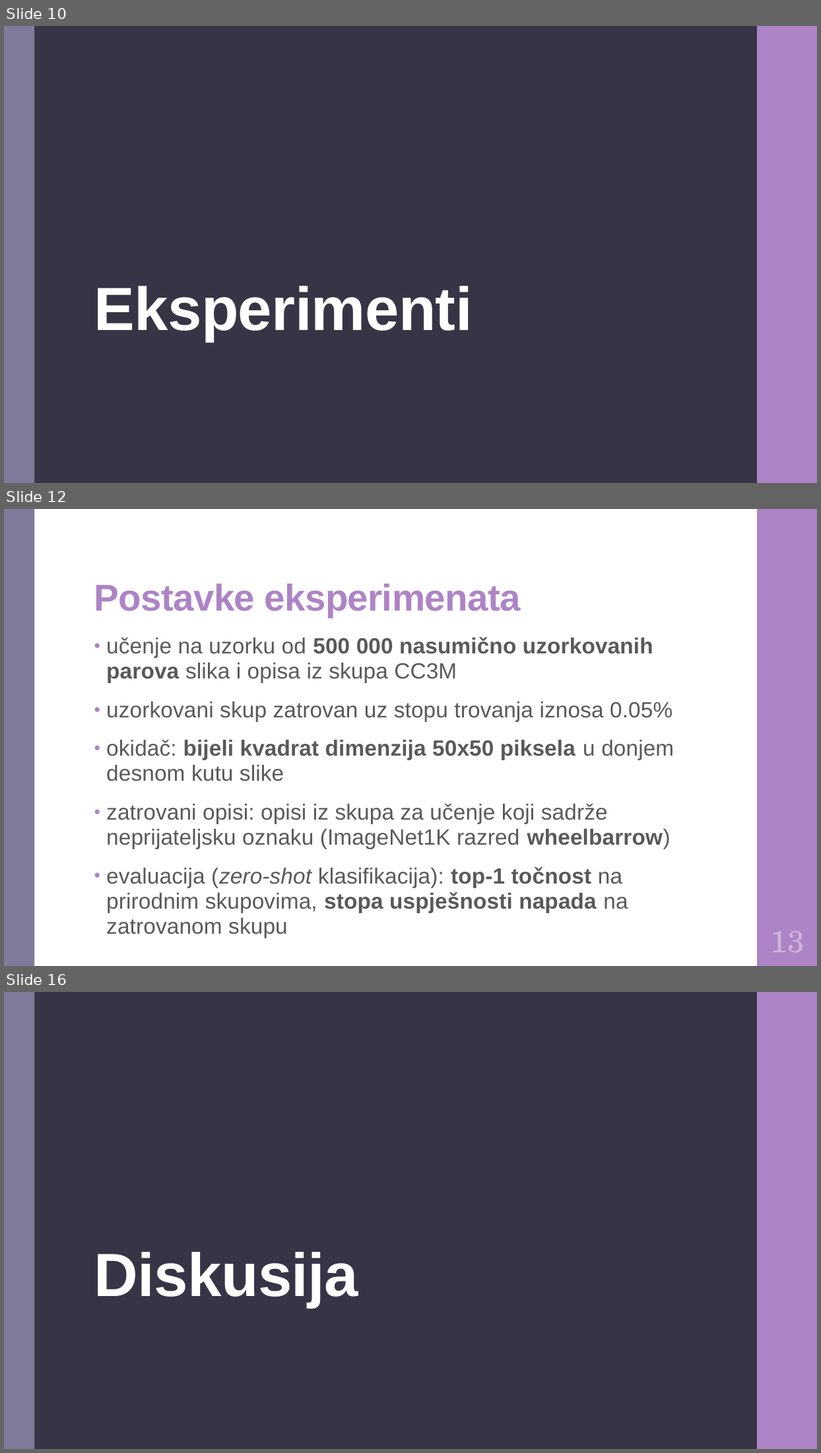
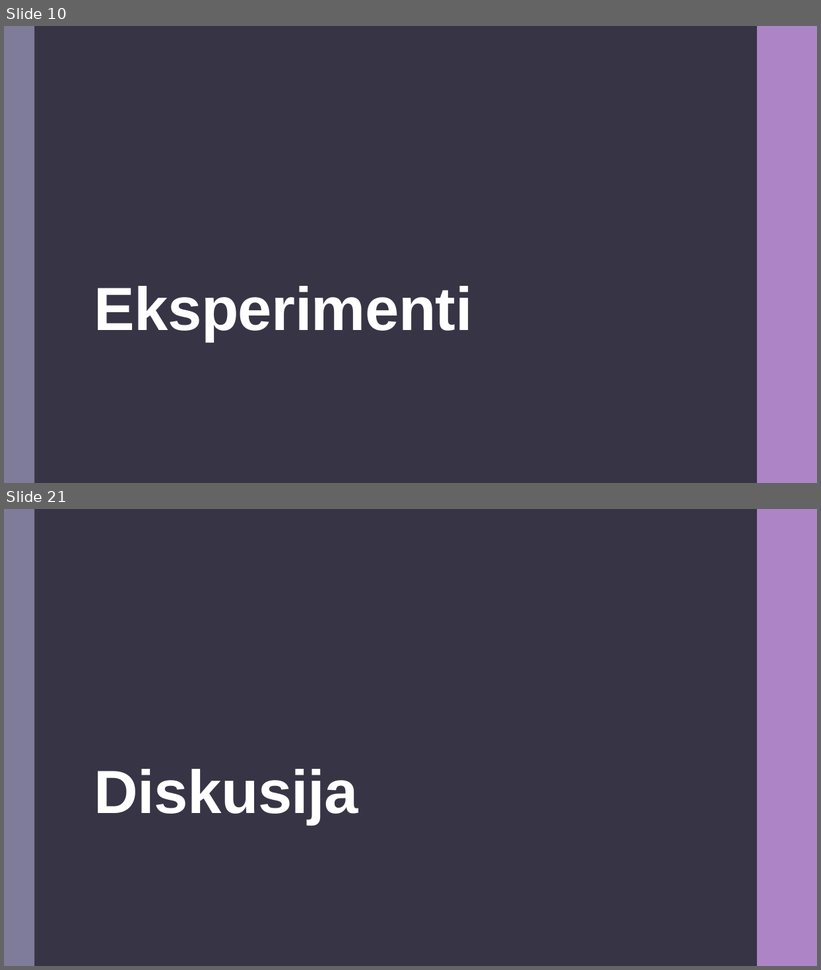
Before and after one commit to DomJamb/Diplomski-Rad-Doku, a slide deck: Prezentacija/Varijacijsko učenje na zašumljenim oznakama.pptx. Shown one above the other, each under a label of ours: slides 10, 12 and 16 before the commit, slides 10 and 21 after it; the slides between them are not shown. The pictures are 821x1453 and 821x970 pixels, drawn with LibreOffice and Linux fonts; fonts in the diff are those of the drawing. Boxes give left, top, right and bottom in pixels: in the first picture for what was removed or moved away, otherwise in the second. Text is boxed around its words. In the diff, an @@ line names an element or a change of style, - is before the commit and + after.

```diff
--- a/Prezentacija/Varijacijsko učenje na zašumljenim oznakama.pptx
+++ b/Prezentacija/Varijacijsko učenje na zašumljenim oznakama.pptx
@@ slide 12 removed at box(4, 509, 817, 966), background #FFFFFF; not listed: 2 template elements that a slide beside it also shows @@
@@ title removed at box(94, 584, 521, 617) @@
-Postavke eksperimenata
@@ text removed at box(106, 637, 674, 938) @@
-• učenje na uzorku od 500 000 nasumično uzorkovanih parova slika i opisa iz skupa CC3M
-• uzorkovani skup zatrovan uz stopu trovanja iznosa 0.05%
-• okidač: bijeli kvadrat dimenzija 50x50 piksela u donjem desnom kutu slike
-• zatrovani opisi: opisi iz skupa za učenje koji sadrže neprijateljsku oznaku (ImageNet1K razred wheelbarrow)
-• evaluacija (zero-shot klasifikacija): top-1 točnost na prirodnim skupovima, stopa uspješnosti napada na zatrovanom skupu
@@ rectangle removed at box(686, 914, 741, 939) @@
@@ text removed at box(771, 931, 805, 953) @@
-13
@@ what was slide 16 is now slide 21 @@
```
Also in this commit, not shown: 3 slides changed, 8 slides added, 2 other slides removed, 1 other file.
